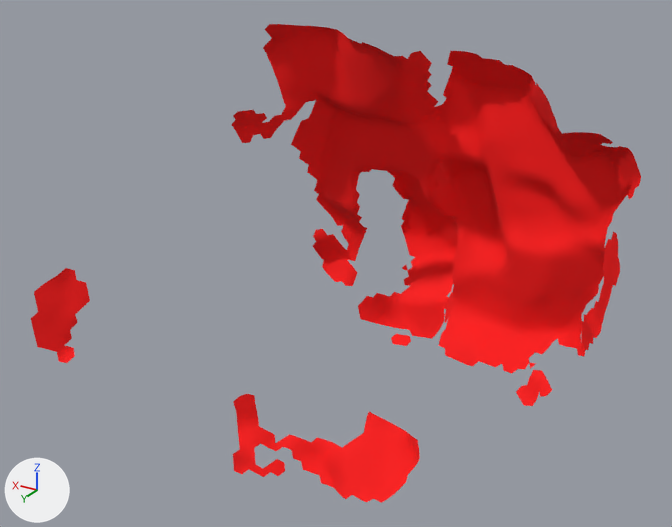
One commit to the FBX model Assets/Graph/Meshes/VEGETATION/SM_GPUI_RockBA_70.fbx: the scene before it, then after it.
Both versions are drawn from a 50 mm lens placed at (49.99, 25.91, -36.22), pointed at (61.08, 7.43, -45.46). Every picture has the same lights, and +X, +Y and +Z are marked at lower left. Where no turn or scale is listed for an object, it has been applied to the vertices.

The first picture shows 'SM_GPUI_RockBA_70'.
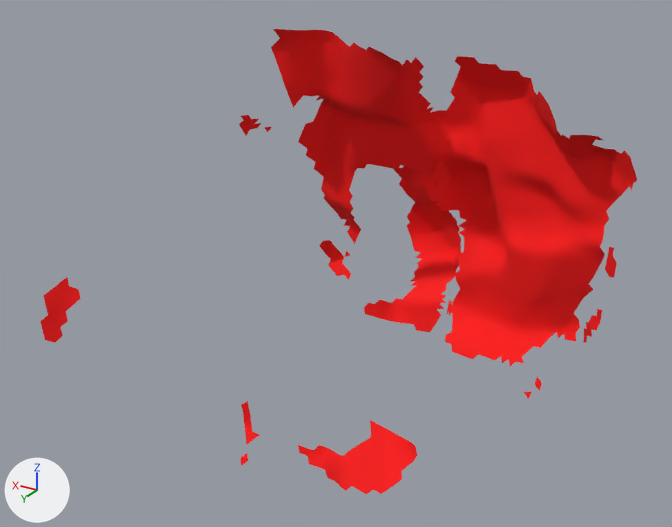
The edits, one by one:
me_mesh is used by ob_sm_gpui_rockba_70; location (59.99, 8.48, -45.57).
me_mesh had 2689 vertices, 4774 faces and spanned x -5.3..5.3, y -8.34..5.1, z -5.63..5.53.
me_mesh now has 2102 vertices, 3673 faces and spans x -5.18..5.18, y -8.34..4.93, z -5.51..5.39.
me_mesh part 1: the loose piece of 10 vertices spanning x 1.25..1.9, y -6.0..-5.61, z -4.46..-4.24 is deleted.
me_mesh part 2: 451 vertices removed from x -5.3..5.21, y -8.15..-2.22, z -4.33..5.53.
me_mesh part 3: 91 vertices removed from x -1.82..3.15, y -0.9..1.56, z -5.63..-3.39.
me_mesh part 4: 29 vertices removed from x 4.41..5.3, y 4.06..5.1, z -0.97..1.15.

Location of each change, (x1, y1, x2, y2) in pixels of the pictures (672 x 527 px):
'SM_GPUI_RockBA_70', reshaped
    before: (31, 24, 641, 503)
    after: (40, 29, 637, 494)
part 1 of me_mesh, deleted
    before: (391, 334, 411, 346)
part 2 of me_mesh, deleted (red)
    before: (231, 24, 641, 406)
part 3 of me_mesh, deleted (red)
    before: (233, 394, 420, 503)
part 4 of me_mesh, deleted (red)
    before: (31, 268, 90, 363)
